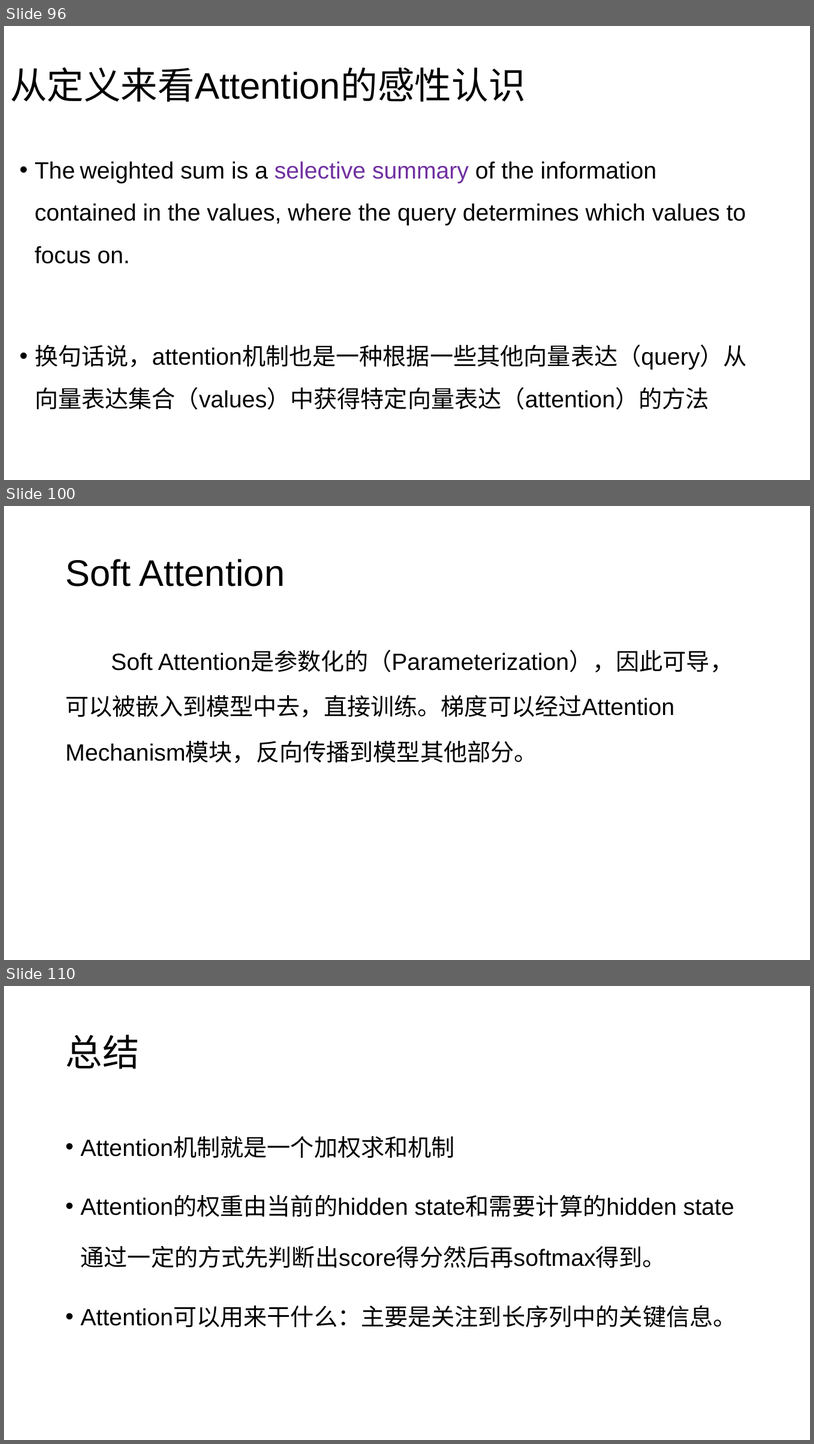
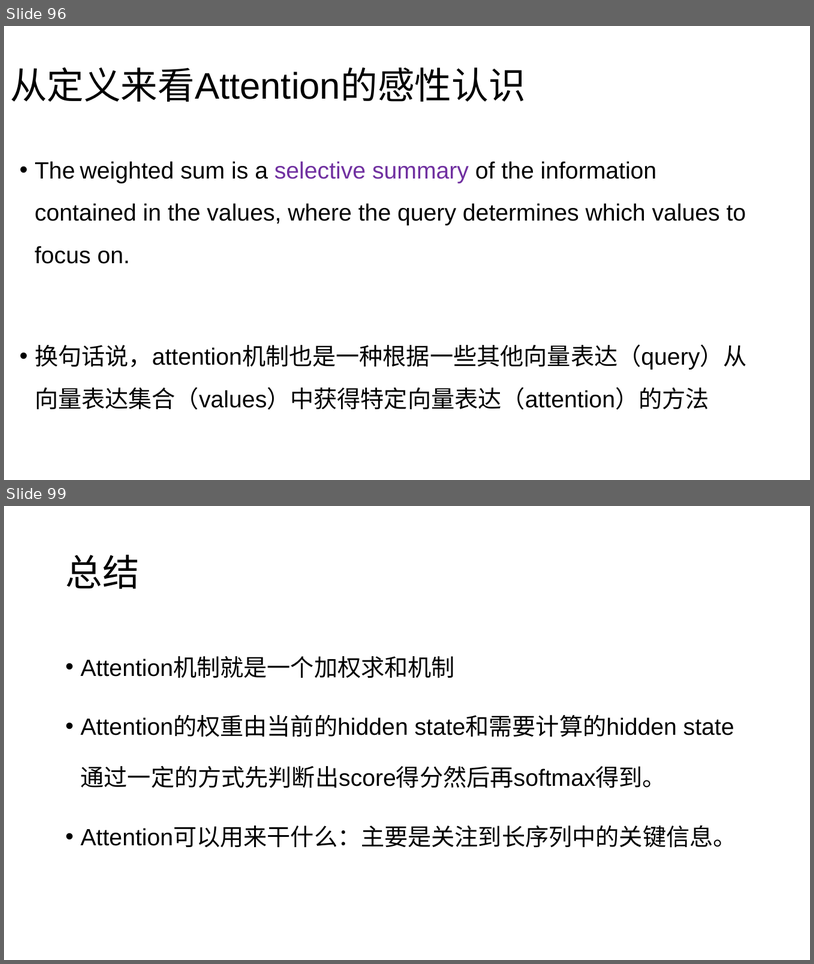
Before and after one commit to charlesXu86/Chatbot_CN, a slide deck: Chatbot_Doc/课程/NLP-4-语言模型.pptx. Shown one above the other, each under a label of ours: slides 96, 100 and 110 before the commit, slides 96 and 99 after it; the slides between them are not shown. The pictures are 814x1444 and 814x964 pixels, drawn with LibreOffice and Linux fonts; fonts in the diff are those of the drawing. Boxes give left, top, right and bottom in pixels: in the first picture for what was removed or moved away, otherwise in the second. Text is boxed around its words. In the diff, an @@ line names an element or a change of style, - is before the commit and + after.

Commit message:
语言模型

```diff
--- a/Chatbot_Doc/课程/NLP-4-语言模型.pptx
+++ b/Chatbot_Doc/课程/NLP-4-语言模型.pptx
@@ slide 100 removed at [4, 506, 810, 960], background #FFFFFF @@
@@ title removed at [65, 559, 285, 586] @@
-Soft Attention
@@ text removed at [65, 651, 734, 763] @@
-Soft Attention是参数化的（Parameterization），因此可导，可以被嵌入到模型中去，直接训练。梯度可以经过Attention Mechanism模块，反向传播到模型其他部分。
@@ what was slide 110 is now slide 99 @@
```
Also in this commit, not shown: 2 slides changed, 10 other slides removed.
